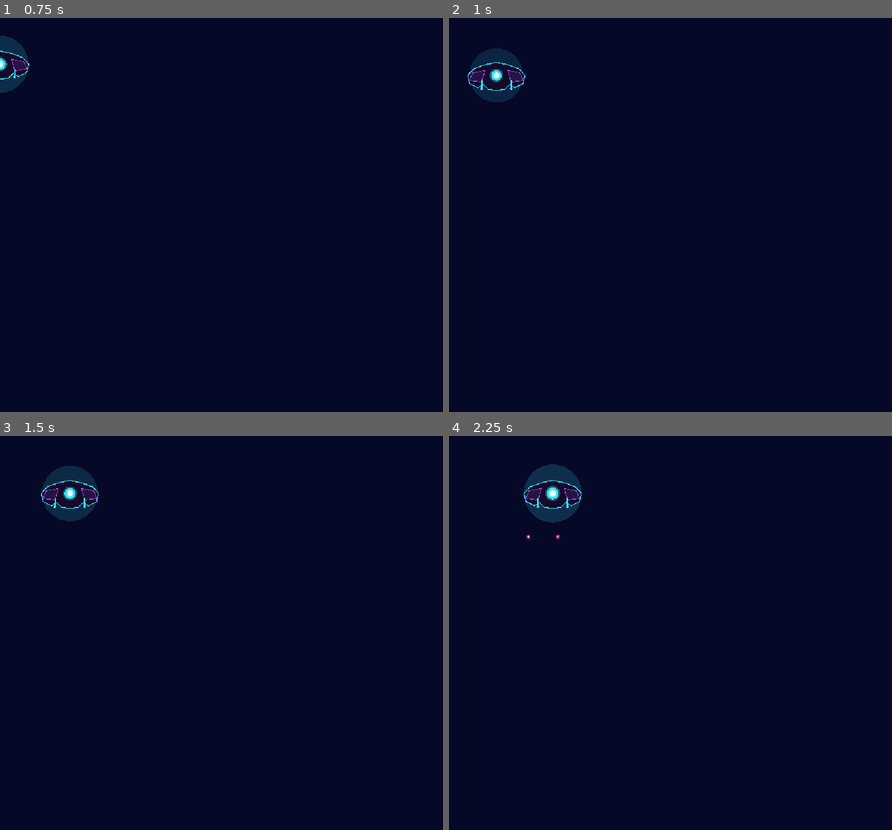
Above: before the commit, frames 1-4 (two rows, left to right).
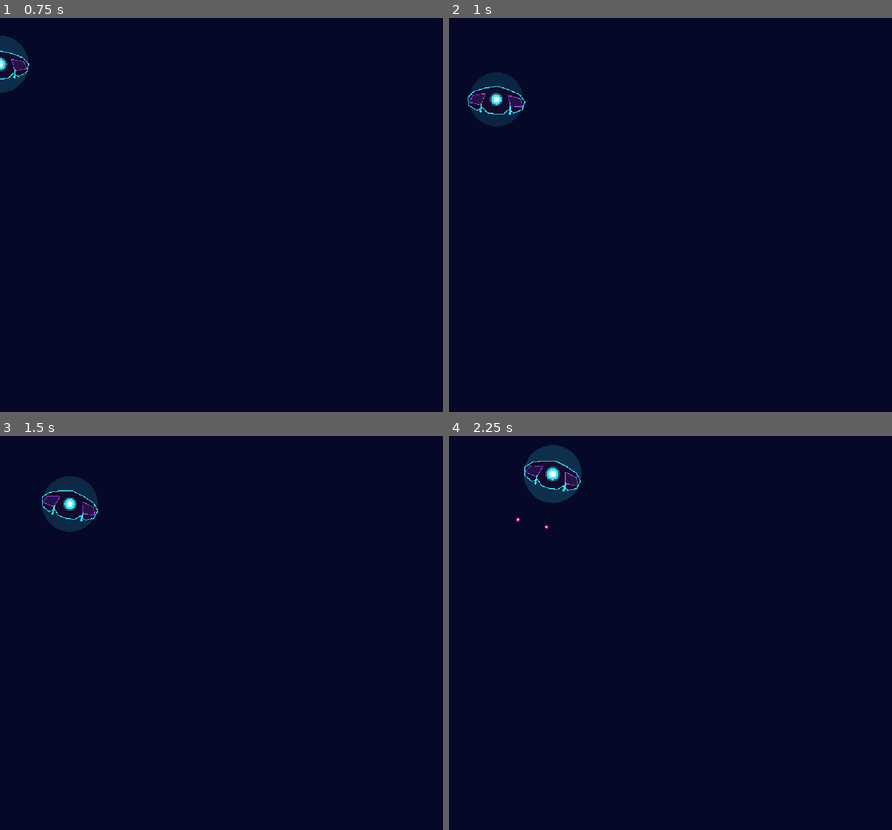
Above: after the commit, the same moments.

Repository: Frank-0511/galactic-surge
Game: Godot game, scene res://scenes/entities/boss/boss.tscn
The game is run twice, just before and just after one commit, with the same random seed, the same clock (stepped at 60 frames per second) and the same inputs. This scene is started directly instead of the project's main scene.
Inputs (mouse positions are in pixels of both pictures, inside the frame that each line leads up to):
- Up to frame 1 (0.75 s): tap Enter at 0.5 s; move the mouse to (318, 195) at 0.52 s; hold Right (move_right) from 0.53 s (still down); hold Space (shoot) from 0.53 s (still down); click (318, 195) at 0.67 s
- Up to frame 2 (1 s): keep holding Right (move_right); keep holding Space (shoot)
- Up to frame 3 (1.5 s): move the mouse to (132, 652) at 1.27 s; release Right (move_right) at 1.28 s; release Space (shoot) at 1.28 s; hold Left (move_left) from 1.28 s (still down); tap Space (shoot) at 1.35 s
- Up to frame 4 (2.25 s): move the mouse to (714, 546) at 2.02 s; release Left (move_left) at 2.03 s; hold Right (move_right) from 2.03 s (still down); hold 1 (weapon_1) from 2.03 s (still down)

Frame 1 is identical in both runs. In frame 2, 1.6% of the frame differs, in the area x 4-18%, y 7-28%; in frame 3, 1.3%; in frame 4, 1.8%, in the area x 15-30%, y 2-27%.

Commit message:
feat(boss): implementar movimiento curvilineo, banking tilt y embestidas en picada

Diff:
--- a/scenes/entities/boss/boss.gd
+++ b/scenes/entities/boss/boss.gd
@@ -1,7 +1,7 @@
 # boss.gd
 # Final boss entity ("Nave Nodriza Nexus") for Etapa 5.
 # Autonomous Area2D in group "enemies" with vector neon art, phase-based attack patterns,
-# hit flash feedback, dynamic core pulse, and health-based defeat signaling.
+# dynamic banking tilt, sinusoidal cruise oscillation, dive maneuvers, and health-based defeat signaling.
 
 extends Area2D
 
@@ -14,11 +14,23 @@
 ## Emitted when the boss makes direct physical contact with the player ship.
 signal boss_contacted_player(player: Node2D)
 
+## Movement states for autonomous flight navigation.
+enum MovementState {
+	ENTERING,
+	CRUISE,
+	DIVE_TELEGRAPH,
+	DIVE_DESCENT,
+	DIVE_ASCENT,
+}
+
 ## Maximum health points.
 @export var max_health: int = 30
 
 ## Projectile scene used for boss attacks.
 @export var boss_bullet_scene: PackedScene = preload("res://scenes/entities/boss/boss_bullet.tscn")
+
+## Base hover elevation in cruise mode.
+@export var base_y: float = 140.0
 
 ## Current health points.
 var health: int = 30
@@ -29,24 +41,33 @@
 
 @onready var _shoot_timer: Timer = $ShootTimer
 
+var _state: MovementState = MovementState.ENTERING
 var _is_defeated: bool = false
 var _is_entering: bool = true
 var _target_y: float = 140.0
+var _base_y: float = 140.0
 var _time: float = 0.0
 var _hit_flash_time: float = 0.0
 var _move_direction: float = 1.0
 var _left_margin: float = 110.0
 var _right_margin: float = 610.0
 
+var _dive_cooldown: float = 7.5
+var _telegraph_timer: float = 0.0
+var _dive_target: Vector2 = Vector2.ZERO
+
 
 func _ready() -> void:
 	health = max_health
 	current_health = max_health
+	_base_y = base_y
+	_target_y = _base_y
 	var vp_width: float = get_viewport_rect().size.x
 	if vp_width > 0.0:
 		_right_margin = vp_width - _left_margin
 	if _shoot_timer != null:
 		_shoot_timer.timeout.connect(_on_shoot_timer_timeout)
+	_dive_cooldown = 4.5 if is_enraged else 7.5
 
 
 func _process(delta: float) -> void:
@@ -54,23 +75,112 @@
 	if _hit_flash_time > 0.0:
 		_hit_flash_time = maxf(0.0, _hit_flash_time - delta)
 
-	if _is_entering:
-		global_position.y += 150.0 * delta
-		if global_position.y >= _target_y:
-			global_position.y = _target_y
+	_update_movement(delta)
+	queue_redraw()
+
+
+func _update_movement(delta: float) -> void:
+	match _state:
+		MovementState.ENTERING:
+			_is_entering = true
+			global_position.y += 150.0 * delta
+			rotation = lerpf(rotation, 0.0, delta * 5.0)
+			if global_position.y >= _base_y:
+				global_position.y = _base_y
+				_is_entering = false
+				_state = MovementState.CRUISE
+				_dive_cooldown = 4.5 if is_enraged else 7.5
+				_schedule_shoot(1.1)
+
+		MovementState.CRUISE:
 			_is_entering = false
-			_schedule_shoot(1.1)
-	else:
-		var speed: float = 160.0 if is_enraged else 110.0
-		global_position.x += _move_direction * speed * delta
-		if global_position.x <= _left_margin:
-			global_position.x = _left_margin
-			_move_direction = 1.0
-		elif global_position.x >= _right_margin:
-			global_position.x = _right_margin
-			_move_direction = -1.0
-
-	queue_redraw()
+			# 1. Horizontal movement with boundary bounce
+			var speed: float = 160.0 if is_enraged else 110.0
+			global_position.x += _move_direction * speed * delta
+			if global_position.x <= _left_margin:
+				global_position.x = _left_margin
+				_move_direction = 1.0
+			elif global_position.x >= _right_margin:
+				global_position.x = _right_margin
+				_move_direction = -1.0
+
+			# 2. Sinusoidal vertical oscillation around base_y
+			var vertical_amp: float = 90.0 if is_enraged else 60.0
+			var vertical_freq: float = 2.4 if is_enraged else 1.8
+			global_position.y = _base_y + sin(_time * vertical_freq) * vertical_amp
+
+			# 3. Dynamic banking tilt based on horizontal direction
+			var target_tilt: float = clampf(_move_direction * 0.25, -0.3, 0.3)
+			rotation = lerpf(rotation, target_tilt, delta * 5.0)
+
+			# 4. Dive maneuver cooldown
+			_dive_cooldown -= delta
+			if _dive_cooldown <= 0.0:
+				trigger_dive()
+
+		MovementState.DIVE_TELEGRAPH:
+			_is_entering = false
+			_telegraph_timer -= delta
+			rotation = lerpf(rotation, 0.0, delta * 8.0)
+			if _telegraph_timer <= 0.0:
+				_state = MovementState.DIVE_DESCENT
+
+		MovementState.DIVE_DESCENT:
+			_is_entering = false
+			var descent_speed: float = 480.0 if is_enraged else 380.0
+			global_position.y += descent_speed * delta
+
+			var diff_x: float = _dive_target.x - global_position.x
+			var steer_speed: float = clampf(diff_x * 3.5, -descent_speed * 0.75, descent_speed * 0.75)
+			global_position.x += steer_speed * delta
+			global_position.x = clampf(global_position.x, _left_margin, _right_margin)
+
+			var dive_tilt: float = clampf((steer_speed / descent_speed) * 0.5, -0.4, 0.4)
+			rotation = lerpf(rotation, dive_tilt, delta * 6.0)
+
+			if global_position.y >= _dive_target.y or global_position.y >= 740.0:
+				_state = MovementState.DIVE_ASCENT
+
+		MovementState.DIVE_ASCENT:
+			_is_entering = false
+			var ascent_speed: float = 320.0 if is_enraged else 260.0
+			global_position.y -= ascent_speed * delta
+
+			var speed_x: float = 140.0 if is_enraged else 100.0
+			global_position.x += _move_direction * speed_x * delta
+			if global_position.x <= _left_margin:
+				global_position.x = _left_margin
+				_move_direction = 1.0
+			elif global_position.x >= _right_margin:
+				global_position.x = _right_margin
+				_move_direction = -1.0
+
+			var ascent_tilt: float = clampf(_move_direction * 0.2, -0.3, 0.3)
+			rotation = lerpf(rotation, ascent_tilt, delta * 5.0)
+
+			if global_position.y <= _base_y:
+				global_position.y = _base_y
+				_state = MovementState.CRUISE
+				_dive_cooldown = 4.5 if is_enraged else 7.5
+
+
+## Triggers a dive maneuver telegraph towards player position or current X.
+func trigger_dive() -> void:
+	if _state != MovementState.CRUISE and _state != MovementState.ENTERING:
+		return
+	_state = MovementState.DIVE_TELEGRAPH
+	_telegraph_timer = 0.5
+	var target_x: float = global_position.x
+	if is_inside_tree():
+		var player: Node2D = get_tree().get_first_node_in_group(&"player") as Node2D
+		if player != null and is_instance_valid(player):
+			target_x = player.global_position.x
+	_dive_target = Vector2(clampf(target_x, _left_margin, _right_margin), 760.0)
+
+
+## Returns the current movement state.
+func get_movement_state() -> MovementState:
+	return _state
 
 
 func take_damage(amount: int = 1) -> void:
@@ -84,6 +194,7 @@
 		is_enraged = true
 		if _shoot_timer != null:
 			_shoot_timer.wait_time = 0.85
+		_dive_cooldown = minf(_dive_cooldown, 4.5)
 
 	health_changed.emit(health, max_health)
 	queue_redraw()
@@ -120,9 +231,9 @@
 	var bullet: Area2D = boss_bullet_scene.instantiate() as Area2D
 	if bullet == null:
 		return
-	bullet.global_position = global_position + offset
+	bullet.global_position = global_position + offset.rotated(rotation)
 	if "direction" in bullet:
-		bullet.set("direction", dir)
+		bullet.set("direction", dir.rotated(rotation))
 	if "speed" in bullet:
 		bullet.set("speed", bullet_speed)
 	var parent_node: Node = get_parent()
@@ -167,11 +278,19 @@
 
 func _draw() -> void:
 	var pulse_speed: float = 9.0 if is_enraged else 4.0
+	if _state == MovementState.DIVE_TELEGRAPH:
+		pulse_speed = 22.0
 	var core_pulse: float = 0.5 + 0.5 * sin(_time * pulse_speed)
 
 	var neon_primary: Color = Color(1.0, 0.22, 0.48) if is_enraged else Color(0.22, 0.9, 1.0)
 	var neon_secondary: Color = Color(1.0, 0.6, 0.1) if is_enraged else Color(0.68, 0.28, 1.0)
 	var hull_color: Color = Color(0.08, 0.04, 0.16)
+
+	# 0. Dive telegraph threat warning pulse
+	if _state == MovementState.DIVE_TELEGRAPH:
+		var warn_color: Color = Color(1.0, 0.2, 0.35, 0.55 + 0.35 * sin(_time * 24.0))
+		draw_arc(Vector2.ZERO, 72.0 + 8.0 * sin(_time * 16.0), 0.0, TAU, 32, warn_color, 3.5)
+		draw_circle(Vector2.ZERO, 85.0, Color(1.0, 0.1, 0.2, 0.12))
 
 	# 1. Soft atmospheric threat glow
 	draw_circle(Vector2.ZERO, 65.0 + 8.0 * core_pulse, Color(neon_primary.r, neon_primary.g, neon_primary.b, 0.12 + 0.08 * core_pulse))
--- a/tests/etapa_5_contract_test.gd
+++ b/tests/etapa_5_contract_test.gd
@@ -258,6 +258,48 @@
 		if is_instance_valid(boss2):
 			boss2.queue_free()
 
+	# Dynamic movement, banking tilt, and dive maneuver contract.
+	var boss3: Area2D = packed_scene.instantiate() as Area2D
+	if boss3 != null:
+		root.add_child(boss3)
+		boss3.global_position = Vector2(400, 140)
+		boss3._process(0.02) # Triggers ENTERING -> CRUISE transition
+
+		# Verify sinusoidal vertical oscillation in CRUISE
+		var min_y: float = 99999.0
+		var max_y: float = -99999.0
+		var has_tilted: bool = false
+		for i in 50:
+			boss3._process(0.05)
+			var cur_y: float = boss3.global_position.y
+			min_y = minf(min_y, cur_y)
+			max_y = maxf(max_y, cur_y)
+			if absf(boss3.rotation) > 0.05:
+				has_tilted = true
+
+		if (max_y - min_y) < 30.0:
+			push_error("Boss must vary dynamically in Y during combat, oscillation amplitude too small: min=%f, max=%f" % [min_y, max_y])
+			passed = false
+
+		if not has_tilted:
+			push_error("Boss must exhibit dynamic banking tilt during horizontal/diagonal navigation")
+			passed = false
+
+		# Verify dive maneuver reaching lower altitude
+		if boss3.has_method(&"trigger_dive"):
+			boss3.call("trigger_dive")
+			var max_dive_y: float = -99999.0
+			for i in 80:
+				boss3._process(0.05)
+				max_dive_y = maxf(max_dive_y, boss3.global_position.y)
+
+			if max_dive_y < 700.0:
+				push_error("Boss must reach lower altitudes during dive maneuvers, reached only Y=%f" % max_dive_y)
+				passed = false
+
+		if is_instance_valid(boss3):
+			boss3.queue_free()
+
 	if is_instance_valid(boss):
 		root.remove_child(boss)
 		boss.free()
